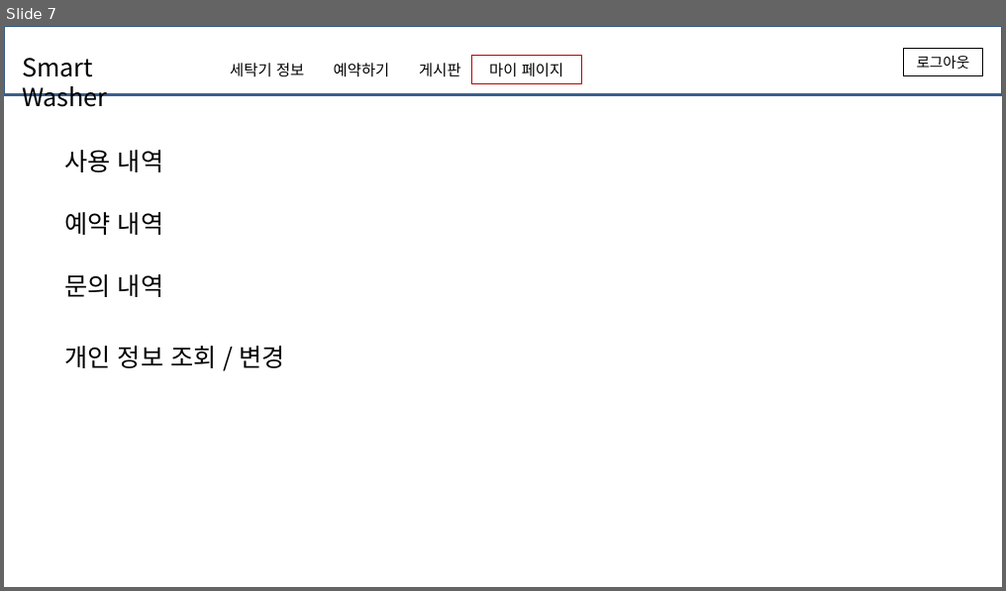
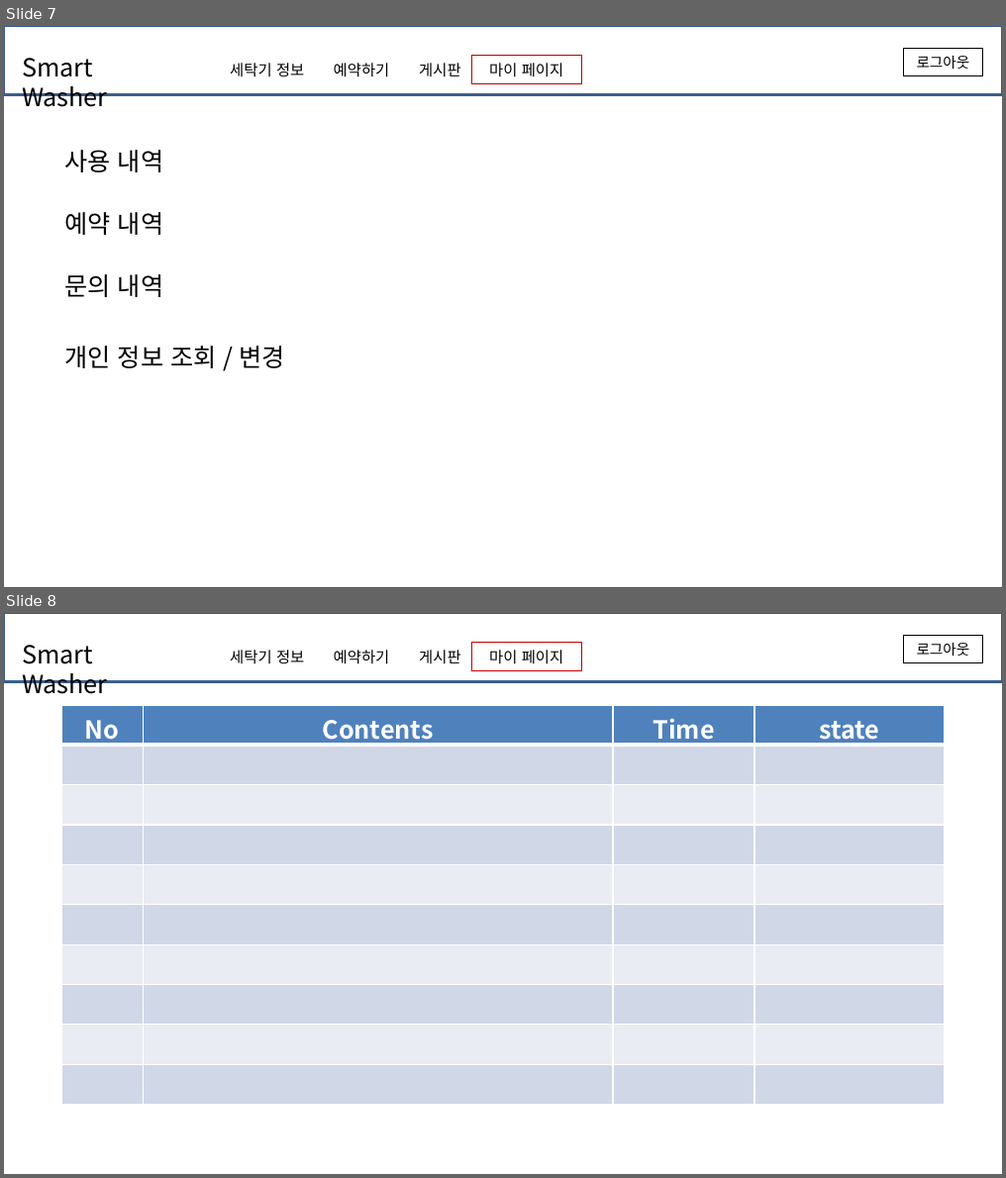
Before and after one commit to june3377/wm_pj, a slide deck: 문서파일/ui구상.pptx. Shown one above the other, each under a label of ours: slide 7 before the commit, slides 7 and 8 after it. The pictures are 1006x591 and 1006x1178 pixels, drawn with LibreOffice and Linux fonts; fonts in the diff are those of the drawing. Boxes give left, top, right and bottom in pixels: in the first picture for what was removed or moved away, otherwise in the second. Text is boxed around its words. In the diff, an @@ line names an element or a change of style, - is before the commit and + after.

```diff
--- a/문서파일/ui구상.pptx
+++ b/문서파일/ui구상.pptx
@@ slide 8 added at box(4, 613, 1002, 1174), background #FFFFFF @@
@@ rectangle added at box(4, 613, 1002, 682), outline #3A5F8C 2 pt @@
@@ rectangle added at box(472, 642, 582, 670), outline #C00000 0.75 pt, 11 pt, text #000000 @@
+마이 페이지
@@ rectangle added at box(904, 635, 983, 663), outline #000000 0.75 pt, 10.5 pt, text #000000 @@
+로그아웃
@@ text added at box(22, 645, 108, 694), 18 pt, text #000000 @@
+Smart Washer
@@ text added at box(230, 650, 304, 664), 11 pt, text #000000 @@
+세탁기 정보
@@ text added at box(334, 650, 390, 664), 11 pt, text #000000 @@
+예약하기
@@ text added at box(419, 650, 461, 664), 11 pt, text #000000 @@
+게시판
@@ table added at box(61, 705, 944, 1104), 10 rows, 4 columns @@
+No | Contents | Time | state
+ |  |  | 
+ |  |  | 
+ |  |  | 
+ |  |  | 
+ |  |  | 
+ |  |  | 
+ |  |  | 
+ |  |  | 
+ |  |  | 
```
Also in this commit, not shown: 3 slides changed, 1 other slide added.
